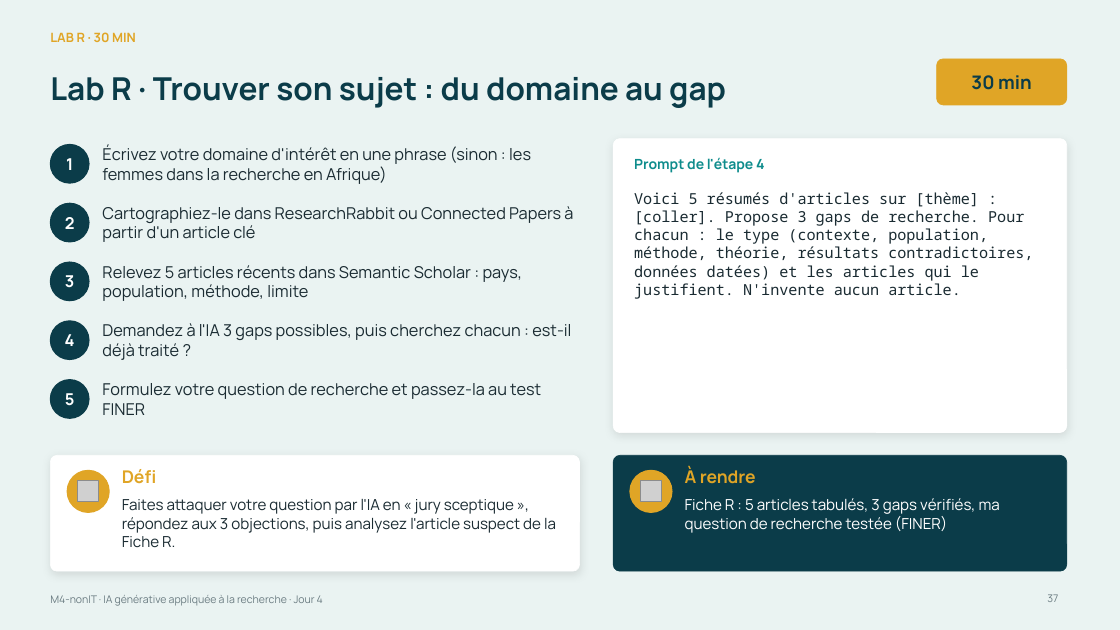
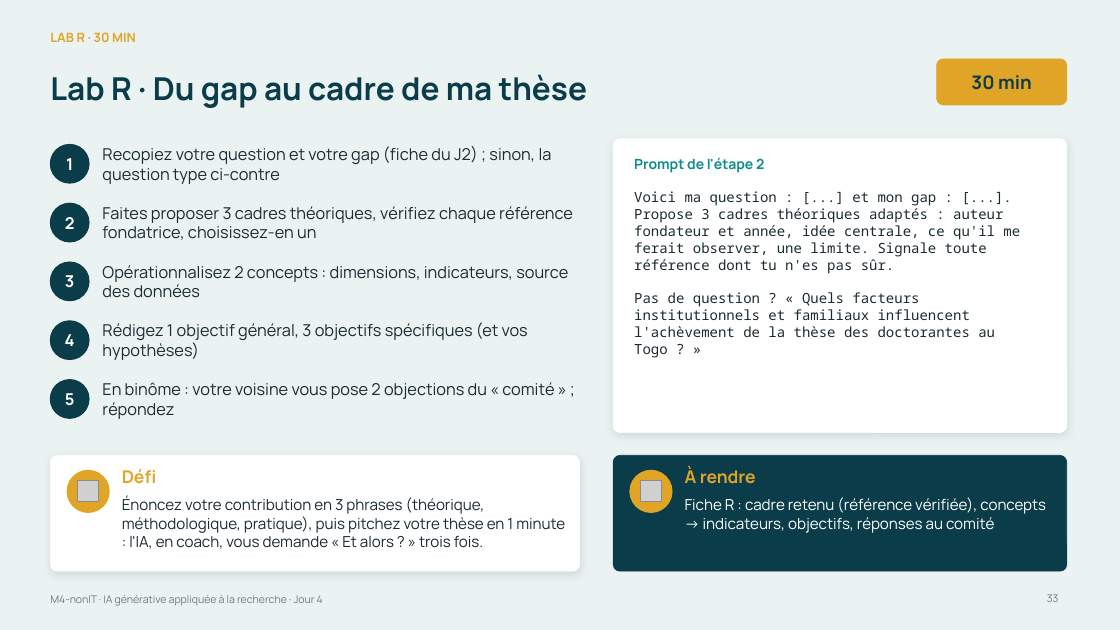
Before and after one commit to Amevi-isi/formation-chercheur-univ, a slide deck: slide 33 of module4_nonIT/M4-nonIT_IA_generative_appliquee.pptx (slide 37 before the commit). Drawn at 1120x630 pixels with LibreOffice and Linux fonts; fonts in the diff are those of the drawing; grey boxes stand for pictures. Boxes give left, top, right and bottom in pixels: in the first picture for what was removed or moved away, otherwise in the second. Text is boxed around its words. In the diff, an @@ line names an element or a change of style, - is before the commit and + after.

```diff
--- a/module4_nonIT/M4-nonIT_IA_generative_appliquee.pptx
+++ b/module4_nonIT/M4-nonIT_IA_generative_appliquee.pptx
@@ title at [50, 74, 587, 108]: text changed @@
-Lab R · Trouver son sujet : du domaine au gap
+Lab R · Du gap au cadre de ma thèse
@@ text at [102, 146, 552, 184]: text changed @@
-Écrivez votre domaine d'intérêt en une phrase (sinon : les femmes dans la recherche en Afrique)
+Recopiez votre question et votre gap (fiche du J2) ; sinon, la question type ci-contre
@@ text at [634, 157, 764, 173]: text changed @@
-Prompt de l'étape 4
+Prompt de l'étape 2
@@ text at [102, 206, 573, 240]: text changed @@
-Cartographiez-le dans ResearchRabbit ou Connected Papers à partir d'un article clé
+Faites proposer 3 cadres théoriques, vérifiez chaque référence fondatrice, choisissez-en un
@@ text at [634, 191, 1020, 358]: text changed; size 13 to 12 pt @@
-Voici 5 résumés d'articles sur [thème] : [coller]. Propose 3 gaps de recherche. Pour chacun : le type (contexte, population, méthode, théorie, résultats contradictoires, données datées) et les articles qui le justifient. N'invente aucun article.
+Voici ma question : [...] et mon gap : [...]. Propose 3 cadres théoriques adaptés : auteur fondateur et année, idée centrale, ce qu'il me ferait observer, une limite. Signale toute référence dont tu n'es pas sûr.
+Pas de question ? « Quels facteurs institutionnels et familiaux influencent l'achèvement de la thèse des doctorantes au Togo ? »
@@ text at [102, 265, 568, 298]: text changed @@
-Relevez 5 articles récents dans Semantic Scholar : pays, population, méthode, limite
+Opérationnalisez 2 concepts : dimensions, indicateurs, source des données
@@ text at [102, 322, 528, 360]: text changed @@
-Demandez à l'IA 3 gaps possibles, puis cherchez chacun : est-il déjà traité ?
+Rédigez 1 objectif général, 3 objectifs spécifiques (et vos hypothèses)
@@ text at [102, 382, 554, 419]: text changed @@
-Formulez votre question de recherche et passez-la au test FINER
+En binôme : votre voisine vous pose 2 objections du « comité » ; répondez
@@ text at [122, 497, 565, 549]: text changed @@
-Faites attaquer votre question par l'IA en « jury sceptique », répondez aux 3 objections, puis analysez l'article suspect de la Fiche R.
+Énoncez votre contribution en 3 phrases (théorique, méthodologique, pratique), puis pitchez votre thèse en 1 minute : l'IA, en coach, vous demande « Et alors ? » trois fois.
@@ text at [685, 497, 1046, 533]: text changed @@
-Fiche R : 5 articles tabulés, 3 gaps vérifiés, ma question de recherche testée (FINER)
+Fiche R : cadre retenu (référence vérifiée), concepts → indicateurs, objectifs, réponses au comité
@@ page number at [1047, 594, 1059, 602]: text changed @@
-37
+33
```
Also in this commit, not shown: 4 other slides changed, 5 slides added, 9 slides removed, 9 other files.
